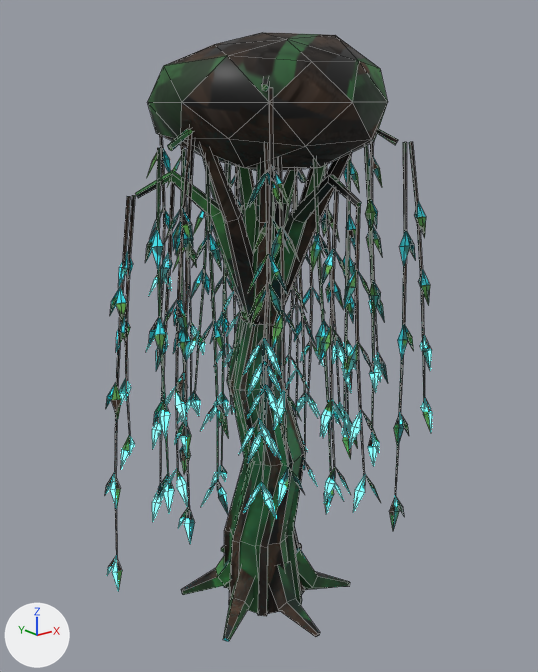
What one commit did to the FBX model modelos/planeta_humano/arbol_sauce_espacial/arbol_sauce_espacial.fbx.
The view is the same before and after, from a 50 mm camera at (-7.58, -9.56, 8.89) aimed at (0.03, -0.05, 5.09). Arrows for +X, +Y and +Z are at lower left; the lights stay in place. The older version comes first. Mesh edges are drawn as thin lines.

The first picture shows 'arbol_sauce_espacial', 'arbol_sauce_espacial_neon'.
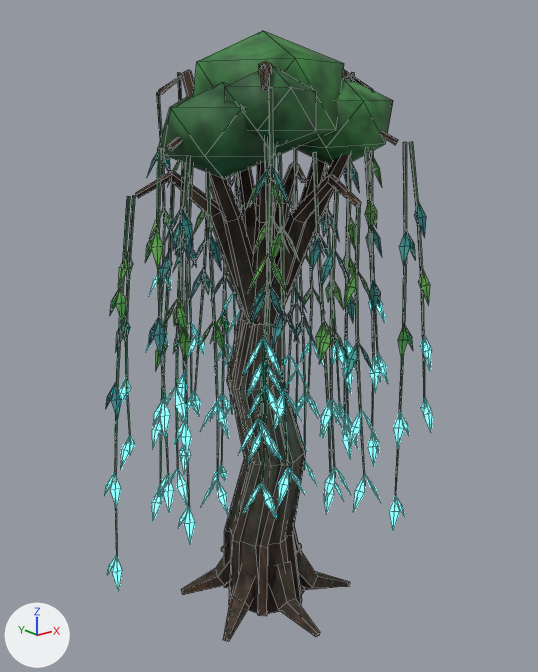
Changed parts and their boxes (x1, y1, x2, y2) in the pictures (538 x 672 px; the box of a moved part takes in the faces that stretch with it):
'arbol_sauce_espacial', reshaped
    before: (106, 32, 430, 642)
    after: (106, 31, 430, 642)
part 1 of me_arbol_sauce_espacial, rebuilt (37% narrower, 10% shorter)
    before: (148, 32, 388, 171)
    after: (193, 31, 344, 156)
part 2 of me_arbol_sauce_espacial, reshaped
    before: (199, 197, 382, 325)
    after: (158, 66, 393, 322)
part 3 of me_arbol_sauce_espacial, moved or reshaped
    both: (303, 287, 325, 312)
part 4 of me_arbol_sauce_espacial, surface changed
    before: (106, 78, 430, 642)
    after: (106, 62, 430, 642)
part 5 of me_arbol_sauce_espacial_neon, surface changed
    both: (105, 276, 432, 592)

Edits to the bpy script that builds the scene:
```text
Change me_arbol_sauce_espacial_neon:
    where me_arbol_sauce_espacial_neon.from_pydata(...)  # 792 vertices, 1056 faces; spans x -2.68..2.56, y -2.51..2.45, z 0.72..6.04
    used by ob_arbol_sauce_espacial_neon; location = (0.0, 0.0, 0.0)
    me_arbol_sauce_espacial_neon part 5: texture (UV) coordinates of 1056 of 1056 faces, centred in x -2.66..2.51, y -2.49..2.39, z 0.92..5.88, changed; they spanned u 0.0..0.97, v 0.0..0.98 and now span u 0.0..0.98, v 0.0..0.98
Change me_arbol_sauce_espacial:
    used by ob_arbol_sauce_espacial; location = (0.0, 0.0, 0.0)
    remove me_arbol_sauce_espacial.from_pydata(...)  # 1779 vertices, 2053 faces; spans x -2.56..2.37, y -2.38..2.34, z 0.0..9.91
    add me_arbol_sauce_espacial.from_pydata(...)  # 1809 vertices, 2093 faces; spans x -2.56..2.38, y -2.38..2.34, z 0.0..9.94
    me_arbol_sauce_espacial part 1: the loose piece of 42 vertices spanning x -1.92..1.85, y -1.97..1.94, z 7.83..9.91 is rebuilt with 12 vertices and now spans x -1.26..1.21, y -1.24..1.14, z 8.0..9.94
    me_arbol_sauce_espacial part 2: 6 vertices removed from x -1.3..2.19, y -0.97..1.37, z 5.99..7.08; 66 vertices added at x -1.97..2.18, y -1.71..1.92, z 5.99..9.47
    me_arbol_sauce_espacial part 3: 4 vertices removed from x 1.97..2.2, y 0.98..1.27, z 5.19; 4 vertices added at x 1.97..2.2, y 0.99..1.27, z 5.2
    me_arbol_sauce_espacial part 4: 1890 kept faces spanning x -2.56..2.38, y -2.38..2.34, z 0.0..9.43 get new texture (UV) coordinates
```
